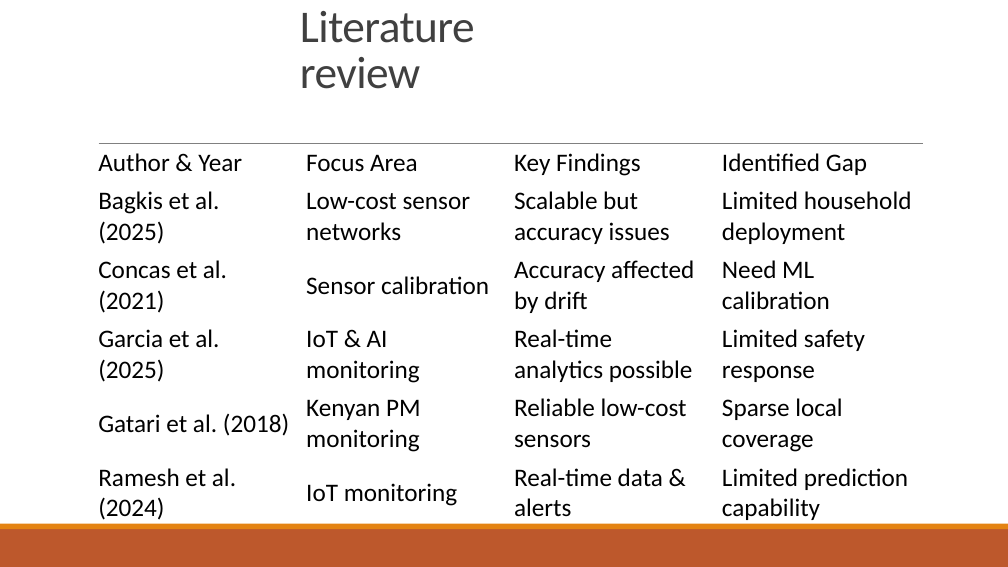
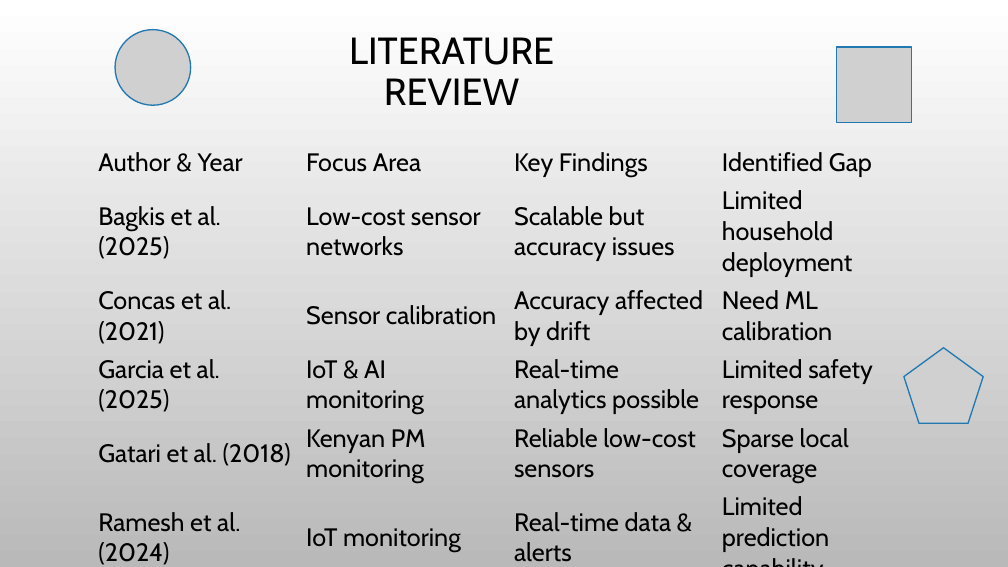
Before and after one commit to joshuamuthenya/finalyearproject_all_content, a slide deck: slide 5 of iotbasedairqualitymonitoringsystem.pptx (slide 6 before the commit). Drawn at 1008x567 pixels with LibreOffice and Linux fonts; fonts in the diff are those of the drawing; grey boxes stand for pictures; background and template pictures are left out. Boxes give left, top, right and bottom in pixels: in the first picture for what was removed or moved away, otherwise in the second. Text is boxed around its words. In the diff, an @@ line names an element or a change of style, - is before the commit and + after.

```diff
--- a/iotbasedairqualitymonitoringsystem.pptx
+++ b/iotbasedairqualitymonitoringsystem.pptx
@@ background #FFFFFF to picture (left out) @@
@@ picture added at box(115, 29, 191, 105) @@
@@ title "LITERATURE REVIEW" at box(349, 37, 554, 105): vertical alignment bottom to middle @@
@@ title at box(349, 37, 554, 105): text changed; size 43.2 to 36 pt; font Calibri to Cabin; text colour #404040 to #000000 @@
-Literature review
+LITERATURE REVIEW
@@ picture added at box(836, 47, 912, 123) @@
@@ table at box(91, 144, 923, 567) @@
@@ font Calibri to Cabin @@
@@ line removed from (99, 144) to (923, 144) @@
@@ picture added at box(904, 348, 984, 423) @@
@@ rectangle removed at box(0, 529, 1008, 567) @@
@@ rectangle removed at box(0, 524, 1008, 529) @@
```
Also in this commit, not shown: 9 other slides changed, 4 slides added, 3 slides removed, 45 other files.
